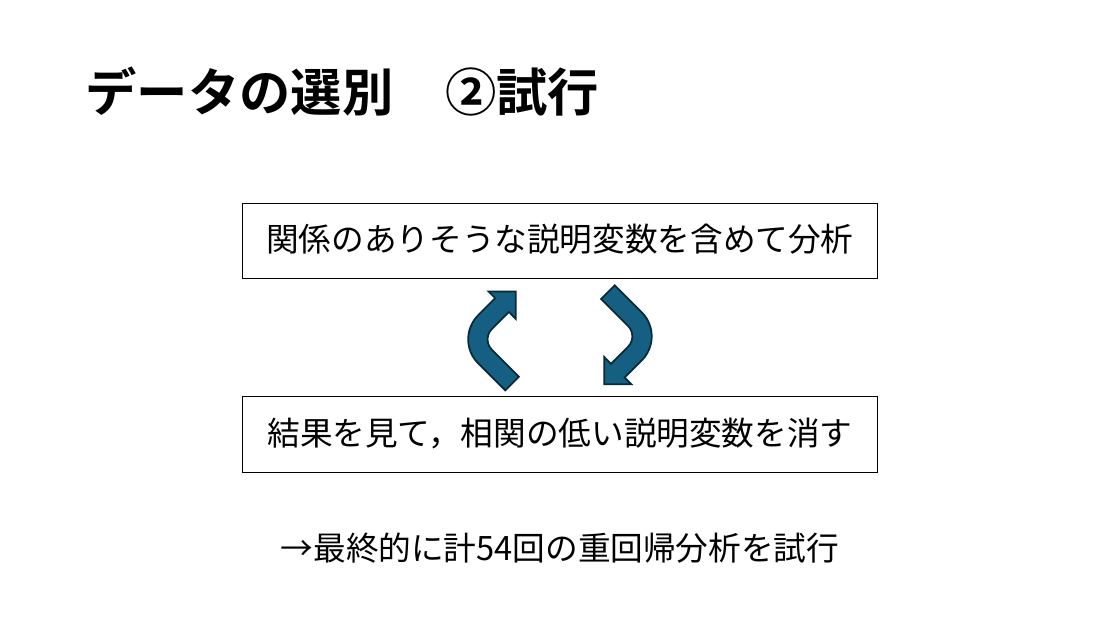
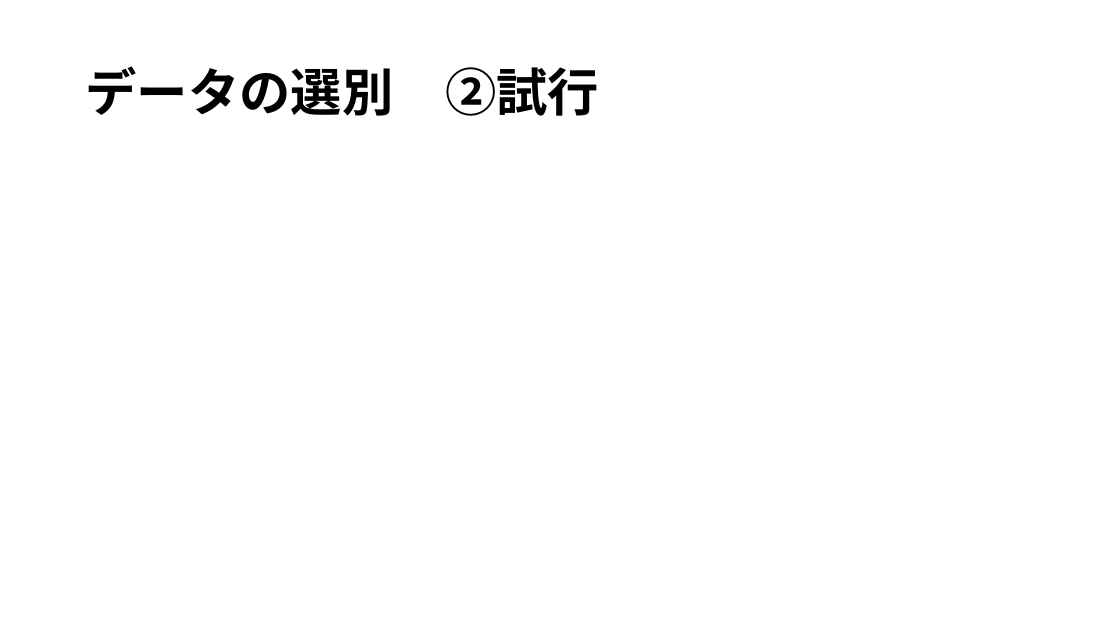
Before and after one commit to IY-del/univ, a slide deck: slide 9 of プレゼンテーション.pptx. Drawn at 1120x630 pixels with LibreOffice and Linux fonts; fonts in the diff are those of the drawing. Boxes give left, top, right and bottom in pixels: in the first picture for what was removed or moved away, otherwise in the second. Text is boxed around its words. In the diff, an @@ line names an element or a change of style, - is before the commit and + after.

```diff
--- a/プレゼンテーション.pptx
+++ b/プレゼンテーション.pptx
@@ text removed at (243,203,878,279) @@
-関係のありそうな説明変数を含めて分析
@@ bent arrow removed at (447,278,559,390) @@
@@ bent arrow removed at (561,285,673,398) @@
@@ rectangle removed at (243,397,878,472) @@
-結果を見て，相関の低い説明変数を消す
@@ text removed at (281,532,839,563) @@
-→最終的に計54回の重回帰分析を試行
```
Also in this commit, not shown: 2 other slides changed, 1 other file.
